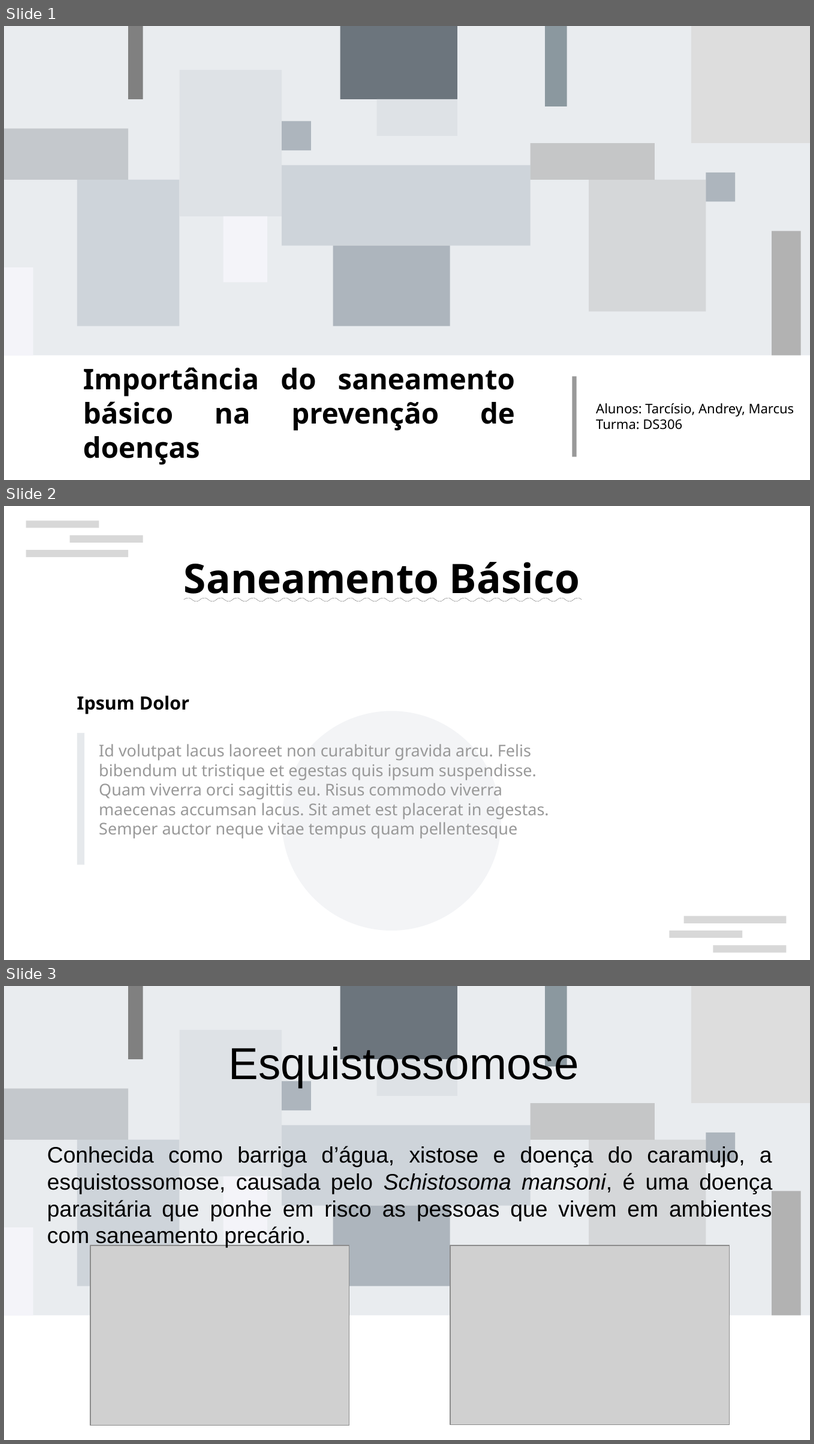
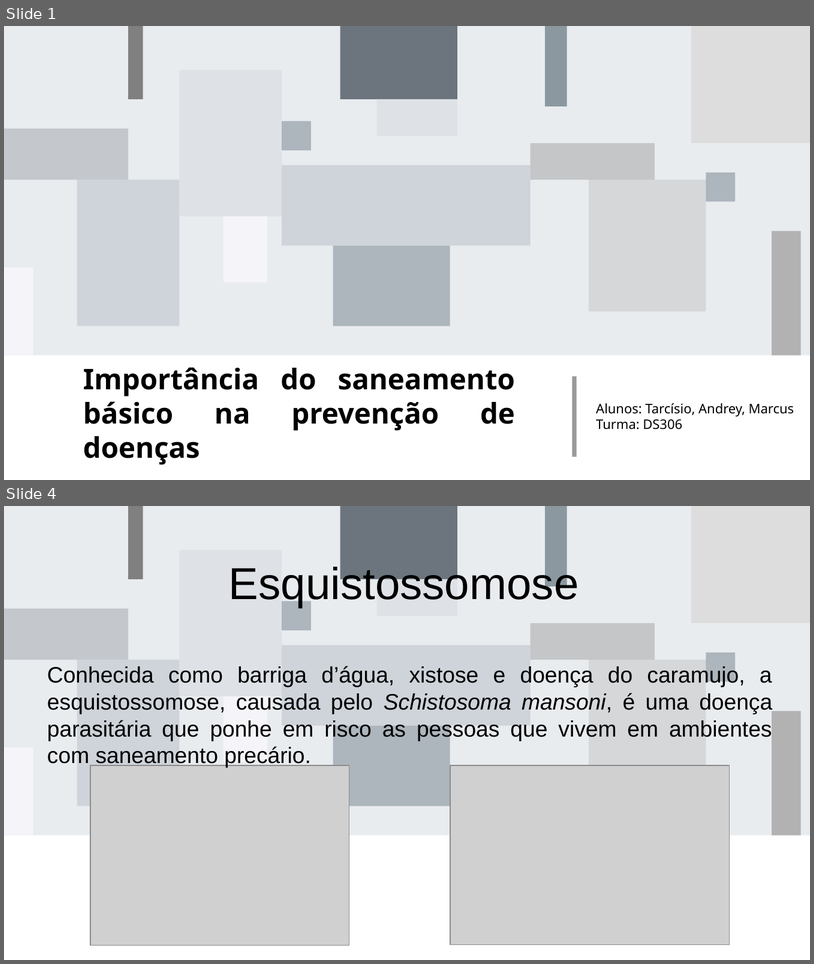
Before and after one commit to andreypereira08/teste, a slide deck: esquistossomose_atvbio.odp. Shown one above the other, each under a label of ours: slides 1, 2 and 3 before the commit, slides 1 and 4 after it; the slides between them are not shown. The pictures are 814x1444 and 814x964 pixels, drawn with LibreOffice and Linux fonts; fonts in the diff are those of the drawing; grey boxes stand for pictures; background and template pictures are left out. Boxes give left, top, right and bottom in pixels: in the first picture for what was removed or moved away, otherwise in the second. Text is boxed around its words. In the diff, an @@ line names an element or a change of style, - is before the commit and + after.

```diff
--- a/esquistossomose_atvbio.odp
+++ b/esquistossomose_atvbio.odp
@@ slide 2 removed at box(4, 506, 810, 960), background #FFFFFF @@
@@ rectangle removed at box(26, 520, 99, 528) @@
@@ rectangle removed at box(70, 535, 143, 543) @@
@@ rectangle removed at box(26, 550, 128, 557) @@
@@ text removed at box(184, 562, 580, 601) @@
-Saneamento Básico
@@ text removed at box(77, 696, 189, 714) @@
-Ipsum Dolor
@@ ellipse removed at box(282, 711, 501, 930) @@
@@ rectangle removed at box(77, 733, 84, 865) @@
@@ text removed at box(99, 744, 549, 838) @@
-Id volutpat lacus laoreet non curabitur gravida arcu. Felis bibendum ut tristique et egestas quis ipsum suspendisse. Quam viverra orci sagittis eu. Risus commodo viverra maecenas accumsan lacus. Sit amet est placerat in egestas. Semper auctor neque vitae tempus quam pellentesque
@@ rectangle removed at box(684, 916, 787, 923) @@
@@ rectangle removed at box(670, 930, 743, 938) @@
@@ rectangle removed at box(714, 945, 787, 952) @@
@@ what was slide 3 is now slide 4 @@
```
Also in this commit, not shown: 4 slides changed, 7 slides added, 1 other slide removed, 1 other file.
